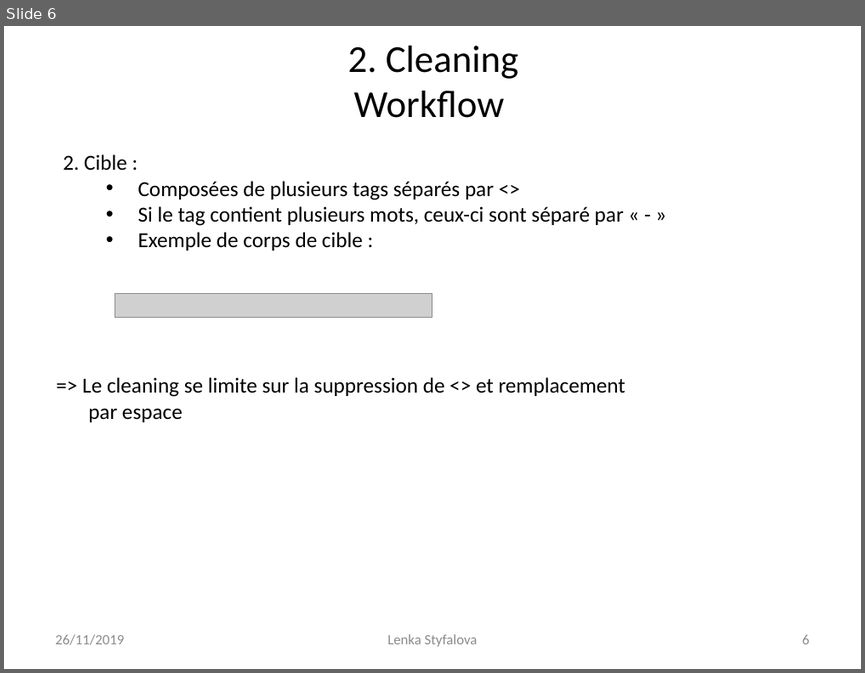
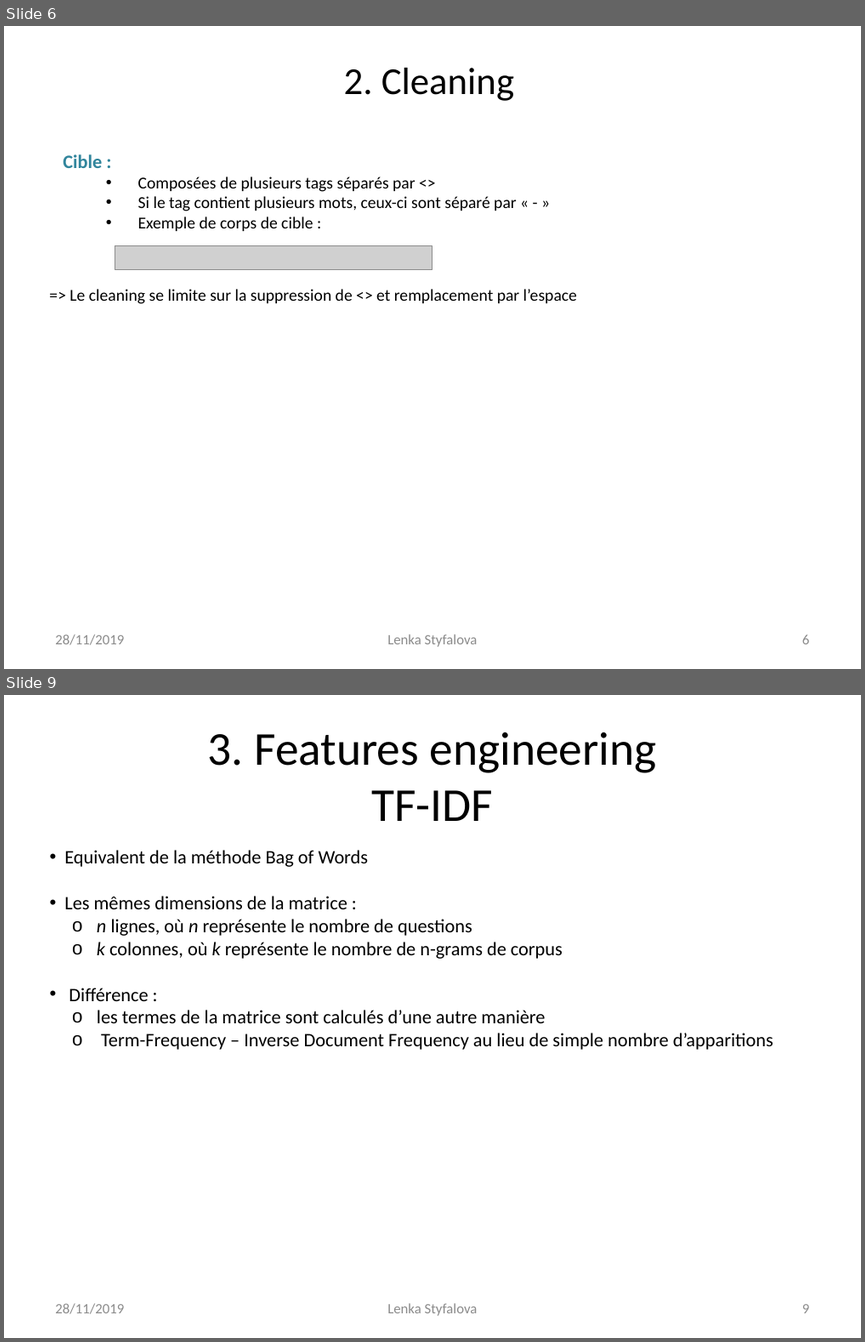
Before and after one commit to Lenka-St/Projet5, a slide deck: Projet 5 - Catégorisez automatiquement des questions.pptx. Shown one above the other, each under a label of ours: slide 6 before the commit, slides 6 and 9 after it; the slides between them are not shown. The pictures are 865x673 and 865x1342 pixels, drawn with LibreOffice and Linux fonts; fonts in the diff are those of the drawing; grey boxes stand for pictures. Boxes give left, top, right and bottom in pixels: in the first picture for what was removed or moved away, otherwise in the second. Text is boxed around its words. In the diff, an @@ line names an element or a change of style, - is before the commit and + after.

```diff
--- a/Projet 5 - Catégorisez automatiquement des questions.pptx
+++ b/Projet 5 - Catégorisez automatiquement des questions.pptx
@@ slide 9 added at (4,695,861,1338), background #FFFFFF @@
@@ title added at (208,732,657,821), 39.6 pt, text #000000 @@
+3. Features engineering
+TF-IDF
@@ text added at (64,850,773,1049), 16 pt, text #000000 @@
+• Equivalent de la méthode Bag of Words
+• Les mêmes dimensions de la matrice :
+  o n lignes, où n représente le nombre de questions
+  o k colonnes, où k représente le nombre de n-grams de corpus
+• Différence :
+  o les termes de la matrice sont calculés d’une autre manière
+  o Term-Frequency – Inverse Document Frequency au lieu de simple nombre d’apparitions
@@ text added at (55,1303,124,1314), 12 pt, text #8C8C8C @@
+28/11/2019
@@ text added at (387,1303,477,1315), 12 pt, text #8C8C8C @@
+Lenka Styfalova
@@ page number added at (802,1304,809,1313), 12 pt, text #8C8C8C @@
+9
@@ slide 6 changed as well @@
@@ title at (344,68,514,101): text changed @@
-2. Cleaning
-Workflow
+2. Cleaning
@@ text at (63,154,102,168): text changed; size 18 to 16 pt; text colour #000000 to #31859C; bold on @@
-2. Cible :
+Cible :
@@ text at (138,176,517,231): size 18 to 14 pt @@
@@ picture: place and size @@
-picture at (115,293,432,318)
+picture at (115,246,432,270)
@@ text at (69,289,577,304): text changed; size 18 to 14 pt @@
-=> Le cleaning se limite sur la suppression de <> et remplacement par espace
+=> Le cleaning se limite sur la suppression de <> et remplacement par l’espace
@@ text at (55,634,124,645): text changed @@
-26/11/2019
+28/11/2019
```
Also in this commit, not shown: 16 other slides changed, 7 other slides added, 1 slide removed.
